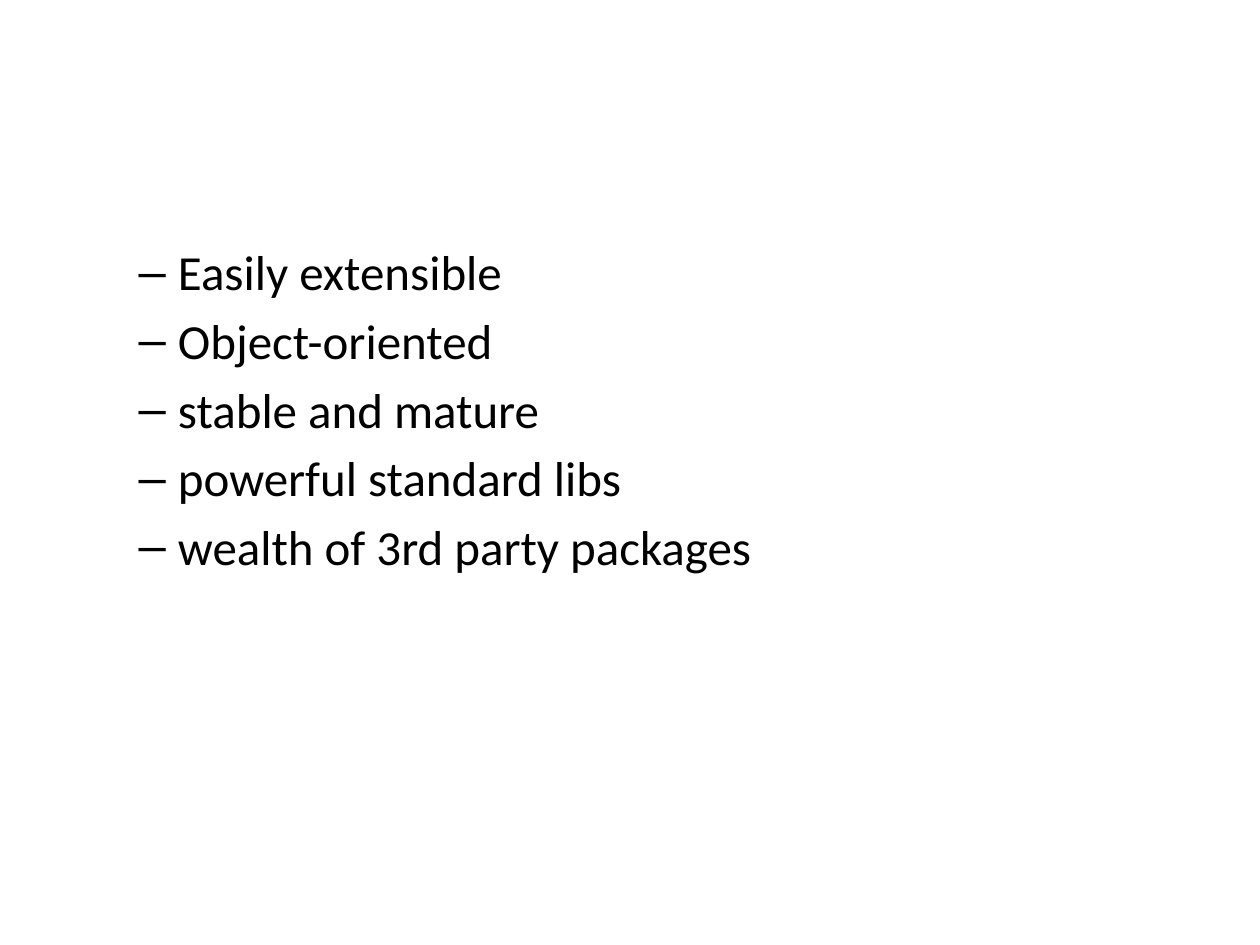
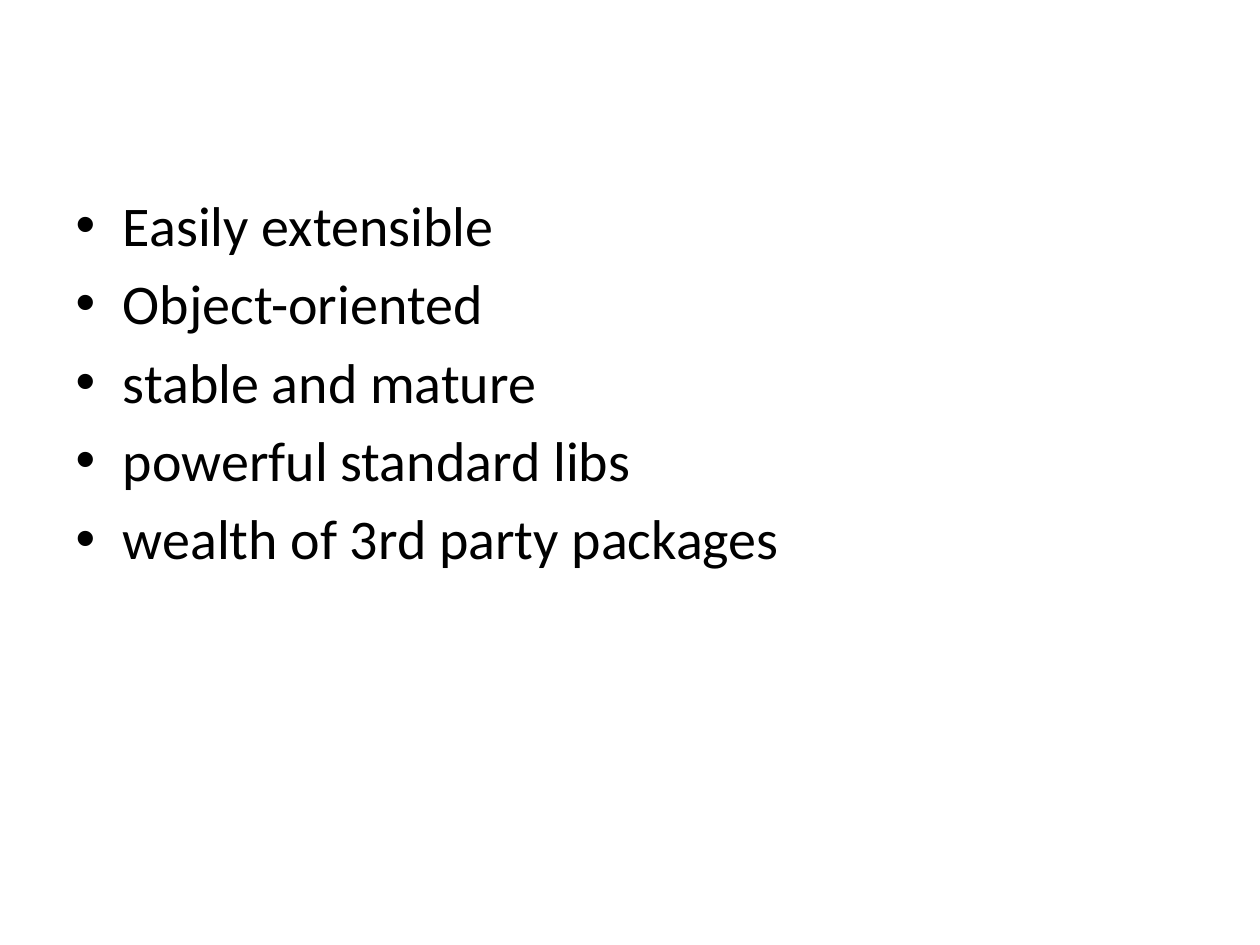
Before and after one commit to NahimNasser/django-unchained, a slide deck: slide 5 of 1-Intro/Session1-Shah.pptx. Drawn at 1260x945 pixels with LibreOffice and Linux fonts; fonts in the diff are those of the drawing. Boxes give left, top, right and bottom in pixels: in the first picture for what was removed or moved away, otherwise in the second. Text is boxed around its words. In the diff, an @@ line names an element or a change of style, - is before the commit and + after.

```diff
--- a/1-Intro/Session1-Shah.pptx
+++ b/1-Intro/Session1-Shah.pptx
@@ text "Easily extensible": place and size @@
-text "Easily extensible" at (178,256,751,574)
+text "Easily extensible" at (123,207,779,569)
@@ text "Easily extensible" at (123,207,779,569): size 28 to 32 pt; bullet – to •; list level 2 to 1 in "Easily extensible"; list level 2 to 1 in "Object-oriented"; list level 2 to 1 in "stable and mature"; list level 2 to 1 in "powerful standard libs"; list level 2 to 1 in "wealth of 3rd party packages" @@
```
Also in this commit, not shown: 3 other slides changed, 6 slides added, 2 other files.
